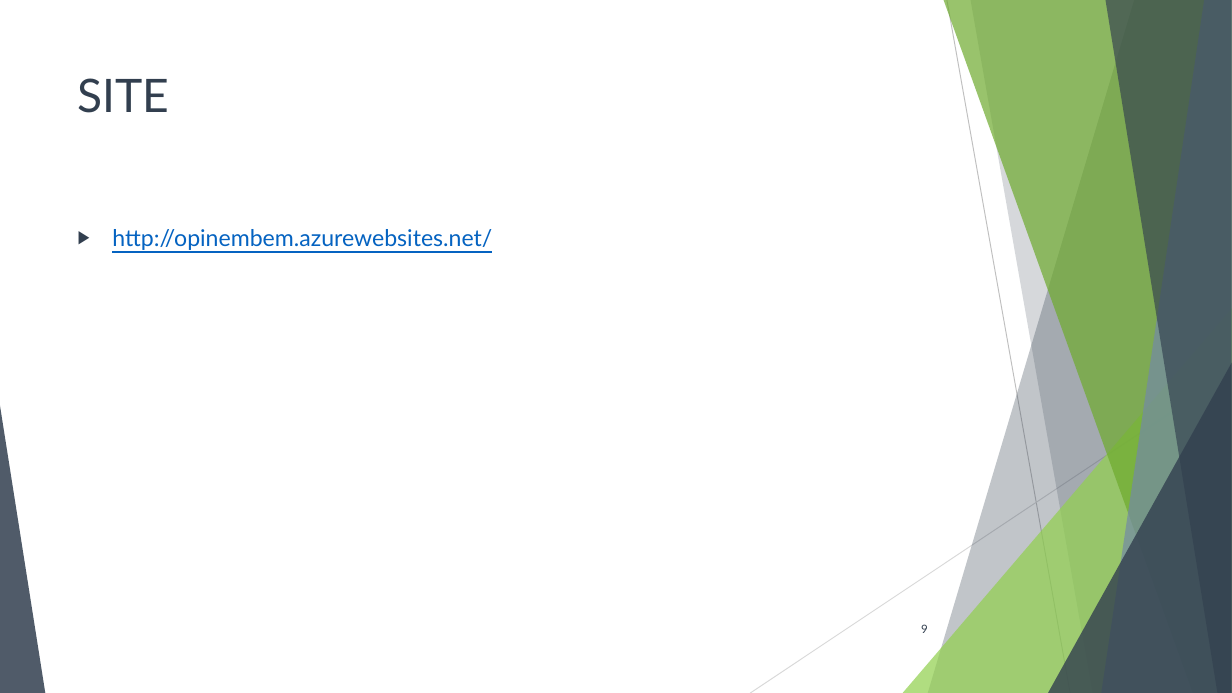
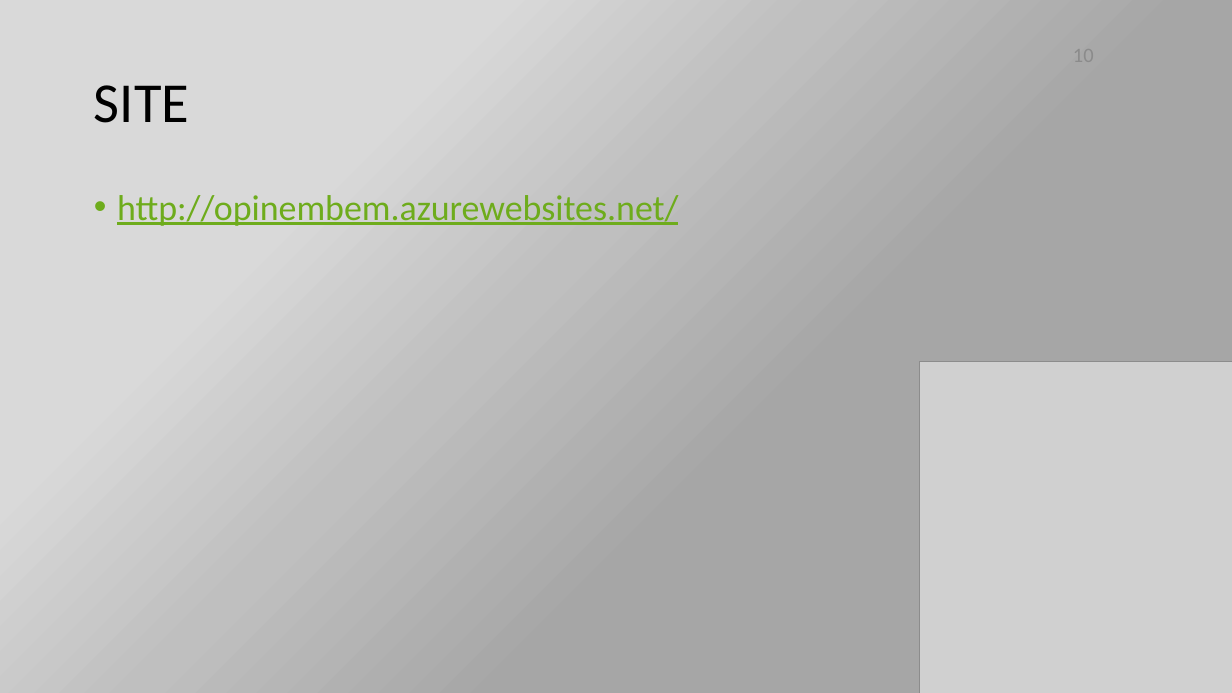
Before and after one commit to IsabelaSucharski/OpinemBem, a slide deck: slide 10 of Documentos/Opinem Bem TCC.pptx (slide 9 before the commit). Drawn at 1232x693 pixels with LibreOffice and Linux fonts; fonts in the diff are those of the drawing; grey boxes stand for pictures. Boxes give left, top, right and bottom in pixels: in the first picture for what was removed or moved away, otherwise in the second. Text is boxed around its words. In the diff, an @@ line names an element or a change of style, - is before the commit and + after.

```diff
--- a/Documentos/Opinem Bem TCC.pptx
+++ b/Documentos/Opinem Bem TCC.pptx
@@ background #FFFFFF to gradient #A6A6A6 to #BFBFBF to #D9D9D9 @@
@@ title "SITE": place and size @@
-title "SITE" at box(78, 78, 170, 113)
+title "SITE" at box(94, 85, 189, 123)
@@ title "SITE" at box(94, 85, 189, 123): size 36 to 44 pt, font Lato to Calibri, text colour #323F4F to #000000; line spacing 1 to 0.9; vertical alignment top to middle @@
@@ text "http://opinembem.azurewebsites.net/": place and size @@
-text "http://opinembem.azurewebsites.net/" at box(112, 229, 492, 250)
+text "http://opinembem.azurewebsites.net/" at box(117, 195, 679, 226)
@@ text "http://opinembem.azurewebsites.net/" at box(117, 195, 679, 226): size 18 to 28 pt, font Lato to Calibri, text colour #0563C1 to #6EAC1C; bullet ▶ to •; line spacing 1 to 0.9 @@
@@ picture added at box(920, 361, 1232, 693) @@
@@ group removed at box(0, 0, 1232, 693): 5 freeform shapes, 3 triangles, 2 lines @@
@@ page number removed at box(921, 624, 928, 633) @@
-9
```
Also in this commit, not shown: 5 other slides changed, 4 slides added, 3 slides removed, 1 other file.
